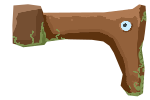
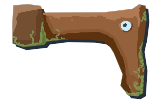
Before/after of a 150×100 layered artwork. What changed in the layer stack:
added layer "Ebene" over [12, 4, 150, 100]
